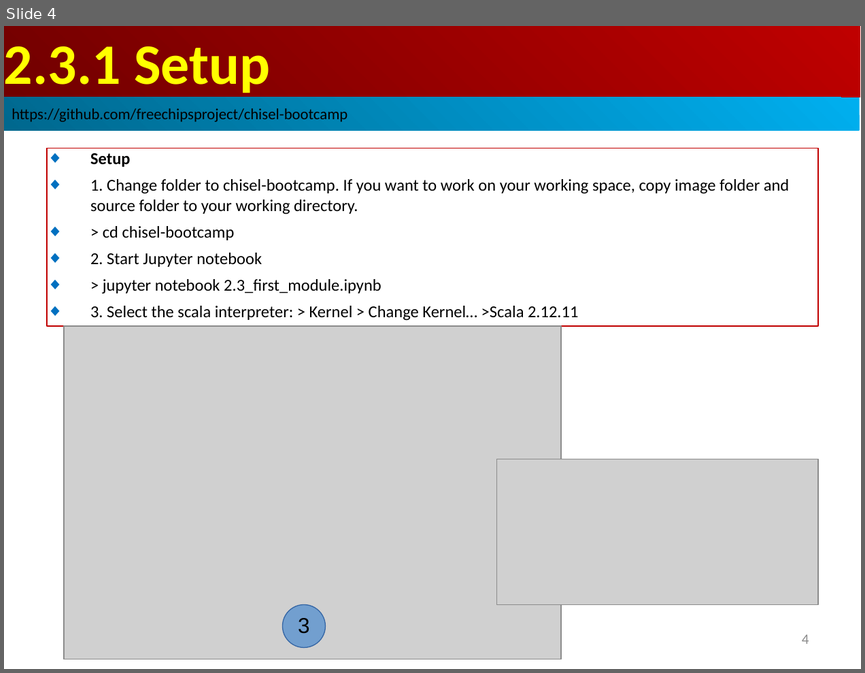
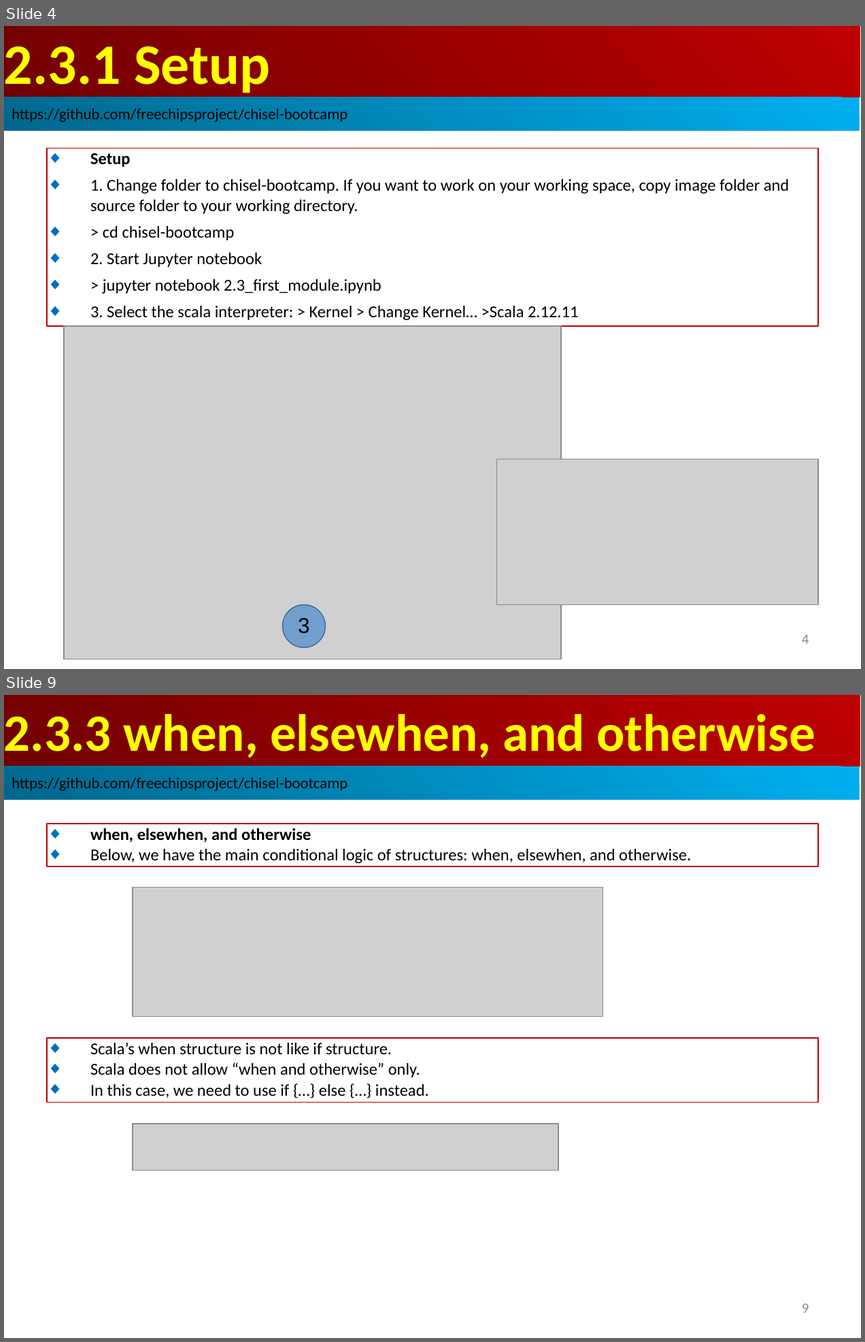
Before and after one commit to peterhchen/AIU_CS800_Chisel, a slide deck: 300_UCB_BC/002.3_Control_Flow/000_Video/002.3_Control_Flow.ppt. Shown one above the other, each under a label of ours: slide 4 before the commit, slides 4 and 9 after it; the slides between them are not shown. The pictures are 865x673 and 865x1342 pixels, drawn with LibreOffice and Linux fonts; fonts in the diff are those of the drawing; grey boxes stand for pictures. Boxes give left, top, right and bottom in pixels: in the first picture for what was removed or moved away, otherwise in the second. Text is boxed around its words. In the diff, an @@ line names an element or a change of style, - is before the commit and + after.

```diff
--- a/300_UCB_BC/002.3_Control_Flow/000_Video/002.3_Control_Flow.ppt
+++ b/300_UCB_BC/002.3_Control_Flow/000_Video/002.3_Control_Flow.ppt
@@ slide 9 added at box(4, 695, 861, 1338), background #FFFFFF @@
@@ rectangle added at box(4, 695, 860, 766), fill gradient #BF0000 to #710000, 44 pt, text #FFFF00, bold @@
+2.3.3 when, elsewhen, and otherwise
@@ rectangle added at box(4, 766, 859, 800), fill gradient #00AFEF to #00688E, 13 pt, text #000000 @@
+https://github.com/freechipsproject/chisel-bootcamp
@@ rectangle added at box(47, 824, 818, 866), outline #C00000 0.74 pt, 14 pt, text #000000 @@
+◆ when, elsewhen, and otherwise
+◆ Below, we have the main conditional logic of structures: when, elsewhen, and otherwise.
@@ picture added at box(133, 887, 603, 1016) @@
@@ rectangle added at box(47, 1038, 818, 1102), outline #C00000 0.74 pt, 14 pt, text #000000 @@
+◆ Scala’s when structure is not like if structure.
+◆ Scala does not allow “when and otherwise” only.
+◆ In this case, we need to use if {…} else {…} instead.
@@ picture added at box(133, 1123, 558, 1170) @@
@@ page number added at box(802, 1303, 809, 1312), 12 pt, text #8B8B8B @@
+9
```
Also in this commit, not shown: 8 slides changed, 16 other slides added, 17 slides removed.
